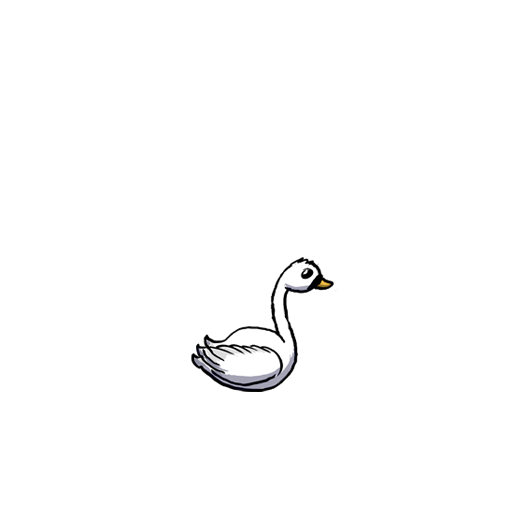
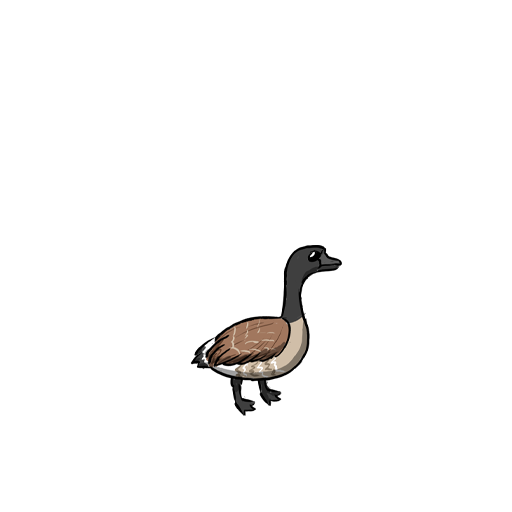
Comparing the layer stacks of the two 512 x 512 images. Changes:
added layer "goose" above "duck" over left=190, top=245, right=342, bottom=416
hid "swan" over left=191, top=257, right=338, bottom=392
